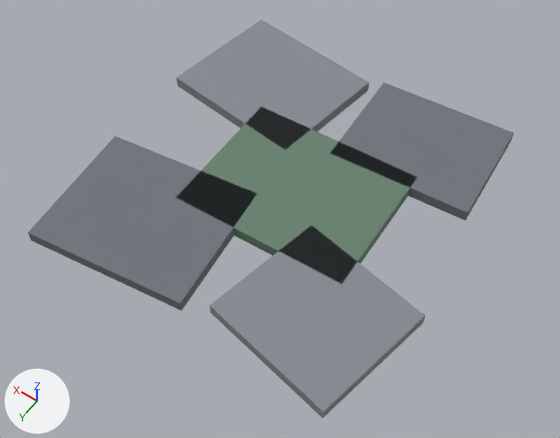
One commit to the glTF model assets/models/outdoor/outdoor_path.glb: the scene before it, then after it.
Camera for both pictures: a 50 mm camera at (-1.7, 2.39, 3.36) aimed at (-0.12, 0.18, -0.11). The lights are fixed; the arrows at lower left show +X, +Y and +Z. The picture after the commit comes second. Vertices at exactly the same position are counted once.

Objects in the first picture: 'Outdoor_Path'.
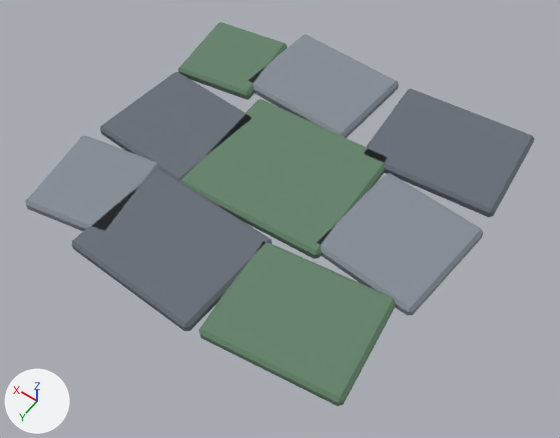
The change, as a diff of the scene's bpy script:
```diff
--- a/assets/models/outdoor/outdoor_path.glb.py
+++ b/assets/models/outdoor/outdoor_path.glb.py
@@ me_outdoor_path @@
 # used by ob_outdoor_path; location = (0.0, 0.0, 0.0)
-me_outdoor_path.from_pydata(...)  # 40 vertices, 60 faces; spans x -1.13..0.98, y -1.03..1.14, z 0.0..0.07
+me_outdoor_path.from_pydata(...)  # 216 vertices, 396 faces; spans x -1.13..1.12, y -1.09..1.1, z 0.0..0.08
+# me_outdoor_path part 1: the loose piece of 8 vertices spanning x -1.0..-0.1, y -1.03..-0.27, z 0.0..0.07 is rebuilt with 24 vertices and now spans x -1.11..-0.25, y -1.09..-0.35, z 0.0..0.08
+# me_outdoor_path part 2: the loose piece of 8 vertices spanning x -0.7..0.4, y -0.4..0.5, z 0.0..0.07 is rebuilt with 24 vertices and now spans x -0.5..0.46, y -0.45..0.41, z 0.0..0.08
+# me_outdoor_path part 3: the loose piece of 8 vertices spanning x -0.11..0.95, y 0.22..1.14, z 0.0..0.07 is rebuilt with 24 vertices and now spans x -0.26..0.62, y 0.38..1.1, z 0.0..0.08
+# me_outdoor_path part 4: the loose piece of 8 vertices spanning x -0.02..0.98, y -1.02..-0.14, z 0.0..0.07 is rebuilt with 24 vertices and now spans x -0.18..0.62, y -1.08..-0.42, z 0.0..0.08
+# me_outdoor_path part 5: the loose piece of 8 vertices spanning x -1.13..-0.23, y 0.23..1.07, z 0.0..0.07 is rebuilt with 24 vertices and now spans x -1.04..-0.2, y 0.36..1.08, z 0.0..0.08, in mat_ps1_stonemoss (greyish green #65846c)
+# me_outdoor_path part 6: a new loose piece of 24 vertices spanning x 0.36..1.08, y -0.3..0.4, z 0.0..0.08, in mat_ps1_stonedark (grey #696f79)
+# me_outdoor_path part 7: a new loose piece of 24 vertices spanning x -1.13..-0.43, y -0.35..0.39, z 0.0..0.08, in mat_ps1_stonelight (grey #868e97)
+# me_outdoor_path part 8: a new loose piece of 24 vertices spanning x 0.49..1.11, y 0.35..1.01, z 0.0..0.08, in mat_ps1_stonelight (grey #868e97)
+# me_outdoor_path part 9: a new loose piece of 24 vertices spanning x 0.52..1.12, y -0.93..-0.31, z 0.0..0.08, in mat_ps1_stonemoss (greyish green #65846c)
 me_outdoor_path.materials.append(mat_ps1_stonedark)
```

Pixel boxes [x1, y1, x2, y2] of what changed, in the pictures (560 x 438 px):
'Outdoor_Path', reshaped
    before: [28, 20, 514, 418]
    after: [25, 22, 535, 406]
part 1 of me_outdoor_path, rebuilt (7% narrower, 7% shorter)
    before: [330, 83, 514, 221]
    after: [364, 89, 535, 217]
part 2 of me_outdoor_path, rebuilt (13% narrower, 8% shorter)
    before: [178, 109, 416, 283]
    after: [180, 99, 388, 259]
part 3 of me_outdoor_path, rebuilt (13% narrower, 7% shorter)
    before: [28, 136, 257, 311]
    after: [72, 169, 272, 331]
part 4 of me_outdoor_path, rebuilt (22% narrower, 20% shorter)
    before: [176, 20, 369, 150]
    after: [248, 34, 399, 138]
part 5 of me_outdoor_path, rebuilt (8% narrower, 14% shorter)
    before: [210, 225, 425, 418]
    after: [199, 241, 396, 406]
part 6 of me_outdoor_path, added
    after: [100, 72, 252, 181]
part 7 of me_outdoor_path, added
    after: [318, 173, 483, 316]
part 8 of me_outdoor_path, added
    after: [25, 136, 158, 231]
part 9 of me_outdoor_path, added
    after: [178, 22, 287, 100]
